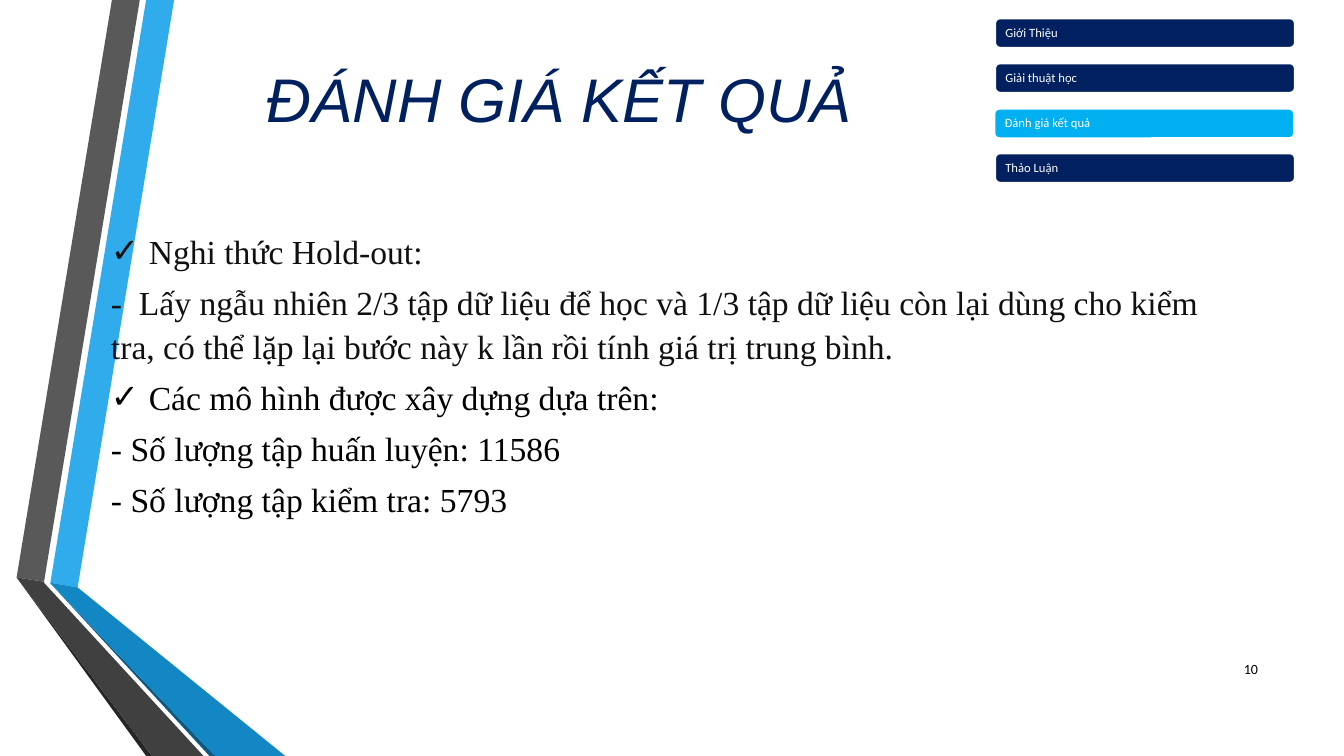
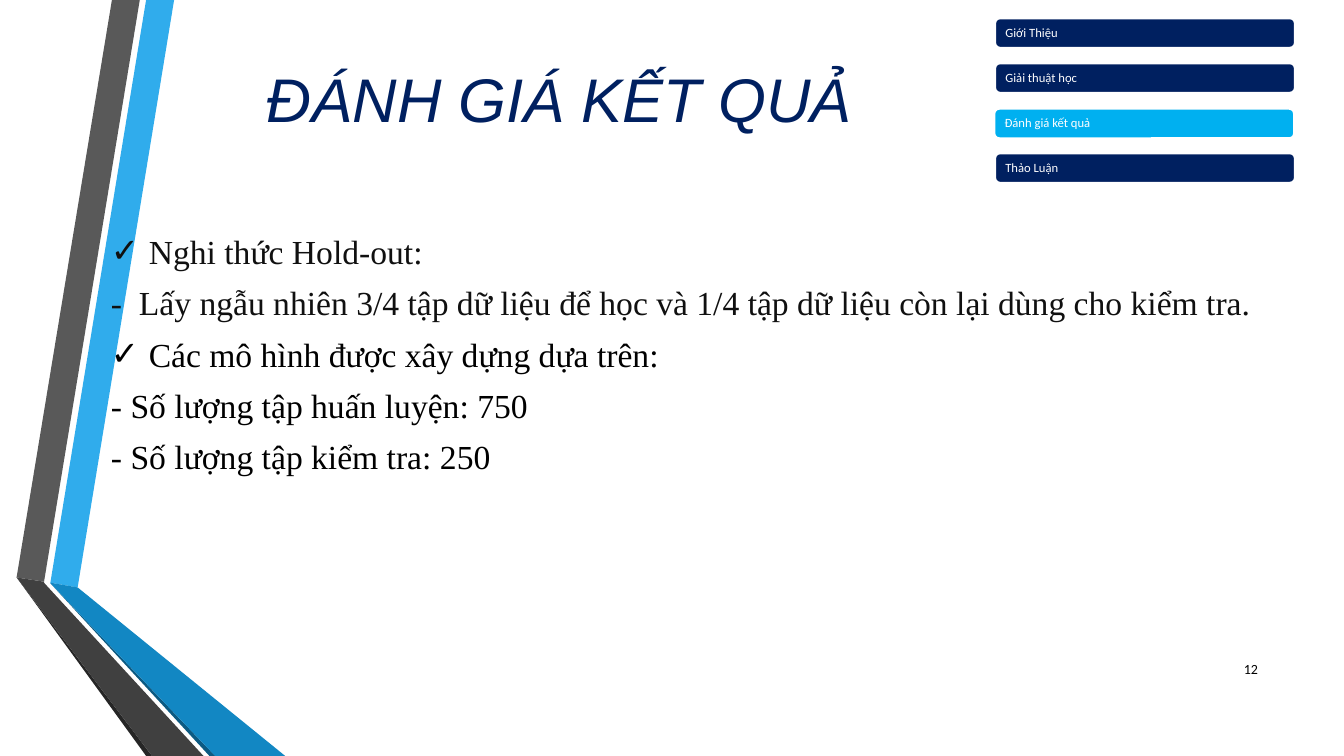
Before and after one commit to sangqle/Study, a slide deck: slide 12 of Nhom7_STTBaoCao5.pptx (slide 10 before the commit). Drawn at 1344x756 pixels with LibreOffice and Linux fonts; fonts in the diff are those of the drawing; background and template pictures are left out. Boxes give left, top, right and bottom in pixels: in the first picture for what was removed or moved away, otherwise in the second. Text is boxed around its words. In the diff, an @@ line names an element or a change of style, - is before the commit and + after.

```diff
--- a/Nhom7_STTBaoCao5.pptx
+++ b/Nhom7_STTBaoCao5.pptx
@@ text at (139,290,1250,322): text changed @@
-- Lấy ngẫu nhiên 2/3 tập dữ liệu để học và 1/3 tập dữ liệu còn lại dùng cho kiểm tra, có thể lặp lại bước này k lần rồi tính giá trị trung bình.
+- Lấy ngẫu nhiên 3/4 tập dữ liệu để học và 1/4 tập dữ liệu còn lại dùng cho kiểm tra.
@@ text at (131,393,527,475): text changed @@
-- Số lượng tập huấn luyện: 11586
-- Số lượng tập kiểm tra: 5793
+- Số lượng tập huấn luyện: 750
+- Số lượng tập kiểm tra: 250
@@ page number at (1244,665,1258,674): text changed @@
-10
+12
```
Also in this commit, not shown: 6 other slides changed, 2 slides added.
